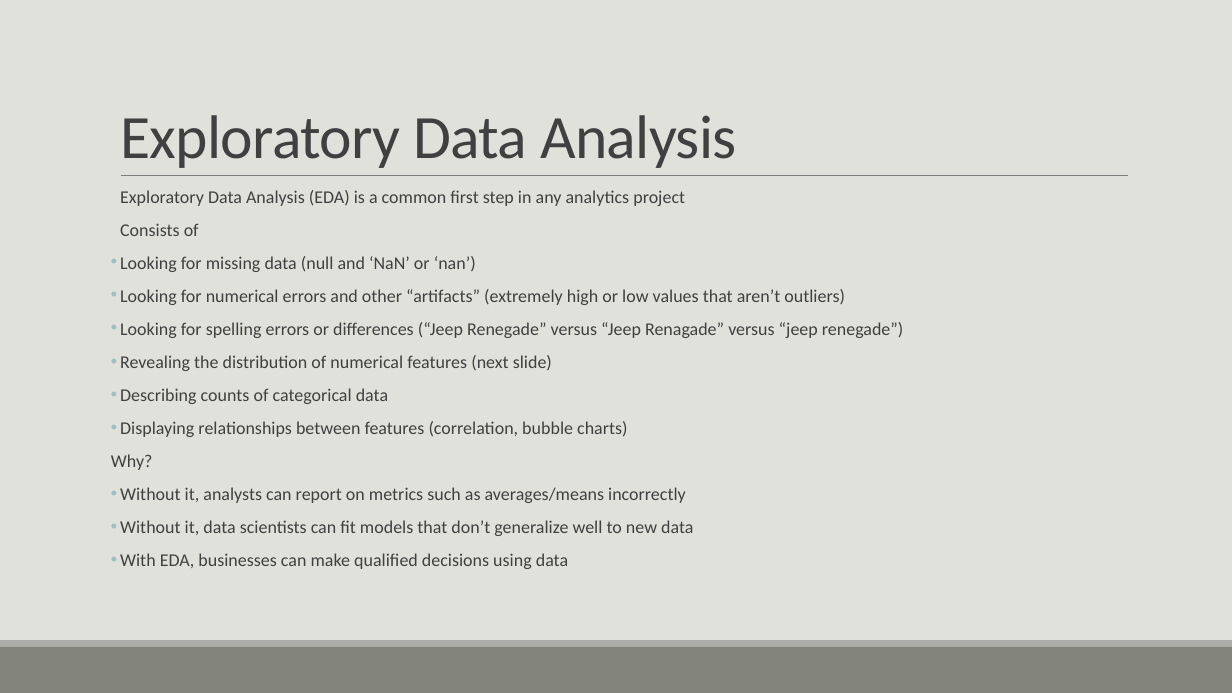
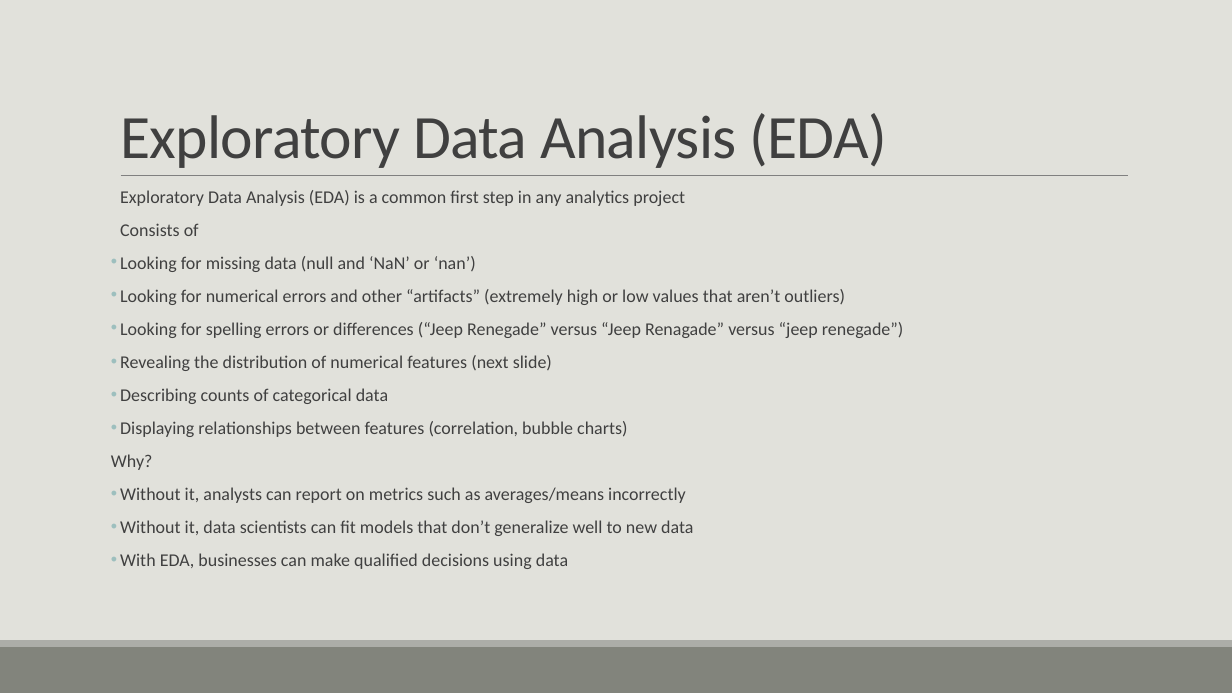
Before and after one commit to casey-whorton-waynestate/public-course-content, a slide deck: slide 18 of Wayne State Course.pptx (slide 16 before the commit). Drawn at 1232x693 pixels with LibreOffice and Linux fonts; fonts in the diff are those of the drawing. Boxes give left, top, right and bottom in pixels: in the first picture for what was removed or moved away, otherwise in the second. Text is boxed around its words. In the diff, an @@ line names an element or a change of style, - is before the commit and + after.

```diff
--- a/Wayne State Course.pptx
+++ b/Wayne State Course.pptx
@@ title at (x1=120, y1=113, x2=886, y2=168): text changed @@
-Exploratory Data Analysis
+Exploratory Data Analysis (EDA)
```
Also in this commit, not shown: 2 other slides changed, 4 slides added, 1 slide removed.
